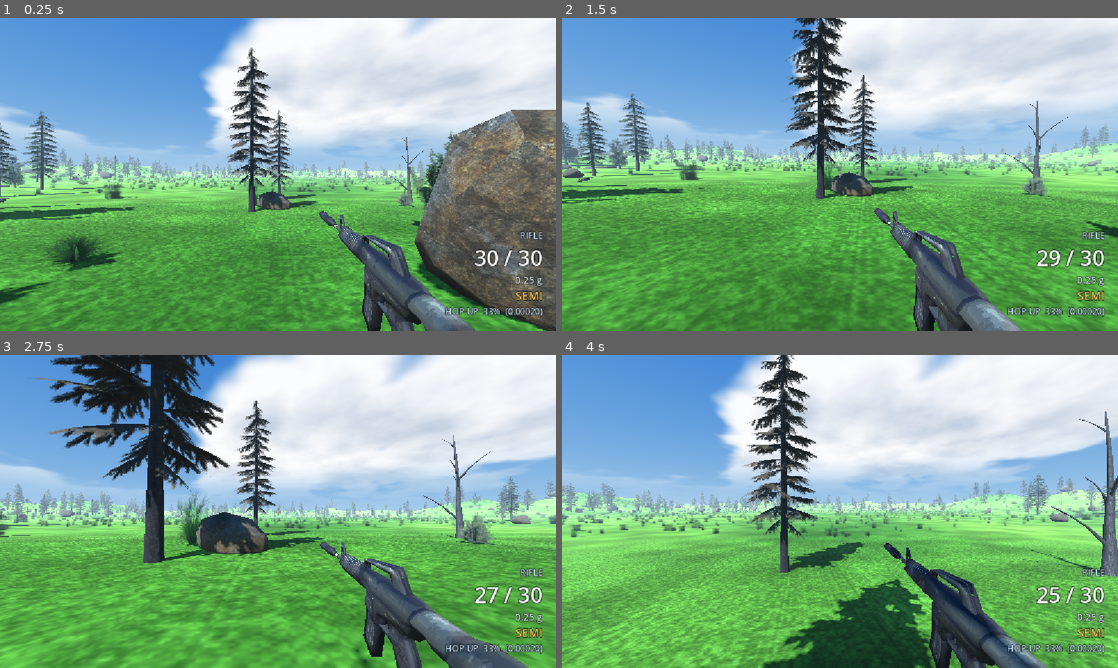
Above: before the commit, frames 1-4 (two rows, left to right).
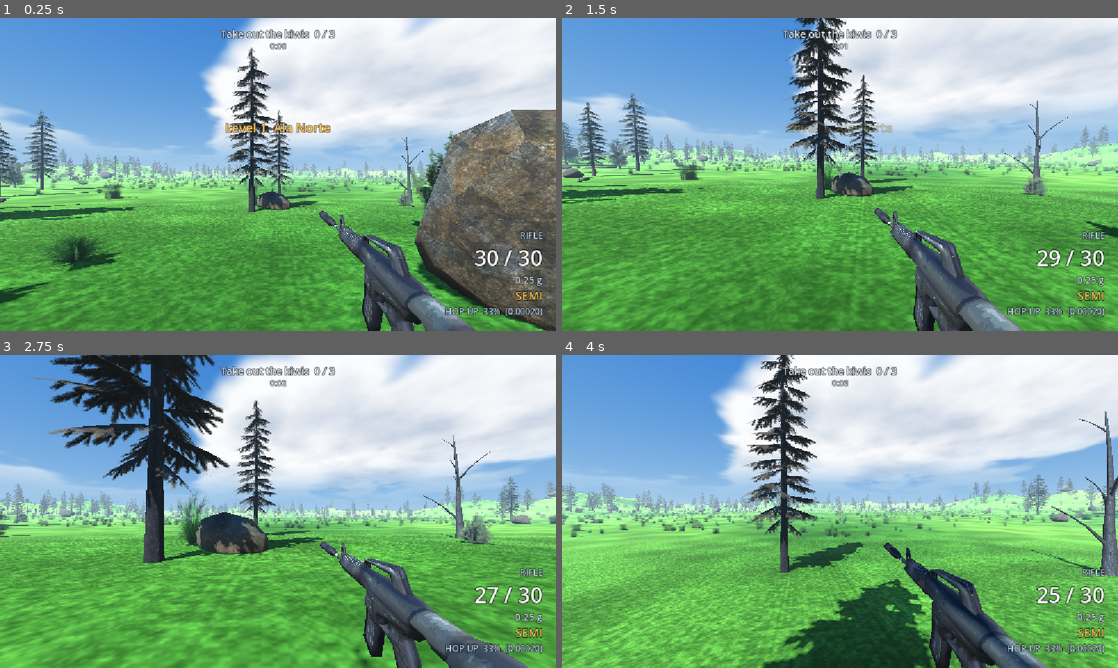
Above: after the commit, the same moments.

Repository: NovaDrake76/tecnicas-avancadas
Game: Godot game, scene res://main.tscn
Two runs of this game, one before a commit and one after it. Both use one fixed random seed, a clock stepped at 60 frames per second and the inputs below.
Inputs (mouse positions are in pixels of both pictures, inside the frame that each line leads up to):
- Up to frame 1 (0.25 s): no input
- Up to frame 2 (1.5 s): tap Enter at 0.5 s; move the mouse to (867, 174) at 0.52 s; press the mouse at (867, 174) at 0.53 s; hold W (move_forward) from 0.53 s (still down); tap Space (jump) at 0.77 s; move the mouse to (812, 174) at 1.27 s; release the mouse at (812, 174) at 1.28 s; right-click (812, 174) at 1.35 s
- Up to frame 3 (2.75 s): keep holding W (move_forward); tap Space (jump) at 1.52 s; click (250, 511) at 1.55 s; move the mouse to (289, 505) at 2.02 s; hold Ctrl (crouch) from 2.03 s (still down); click (289, 505) at 2.3 s
- Up to frame 4 (4 s): keep holding W (move_forward); move the mouse to (834, 517) at 2.77 s; release Ctrl (crouch) at 2.78 s; click (834, 517) at 2.85 s; tap Space (jump) at 3.02, 3.77 s; move the mouse to (878, 514) at 3.52 s; hold E (interact) from 3.53 s (still down); click (878, 514) at 3.8 s

The runs differ from the first frame. In frame 1, 0.9% of the frame differs, in the area x 39-61%, y 3-37%; in frame 2, 0.7%; in frame 3, 0.5%; in frame 4, 0.5%.

Commit message:
Gerenciador de partida com objetivo, pontuacao e progressao por fase
- Autoload Run guarda a fase atual, o relogio, os tiros, os alvos e a
  pontuacao; sobrevive a troca de fase, que e justamente o motivo de ser
  um autoload
- main passa a hospedar a fase em um no proprio e troca so a cena da
  fase, o jogador, a HUD e o ambiente continuam de pe
- Fase encerra quando todos os kiwis caem, mostra o resumo e carrega a
  seguinte; ao fim da ultima aparece o encerramento da missao
- Pontuacao explicavel: alvos, precisao e tempo abaixo do par
- HUD ganha objetivo, relogio, faixa de encerramento e resumo
- Fases 2 e 3 com mais kiwis e mais distantes, que e a condicao de jogo
  mudando de verdade e nao um aviso de que o nivel subiu

Diff:
--- /dev/null
+++ b/Autoload/run.gd
@@ -0,0 +1,186 @@
+extends Node
+
+## owns the run: which level is loaded, what the objective is, the clock, the score and the ending.
+## the level owns its kiwis and its spawn, the hud only renders what this emits. nothing else
+## may decide that a level is finished.
+
+## in a script with no class_name, an enum used as a PARAMETER type resolves to "run.gd.State"
+## while the annotation resolves to "State", and every call fails to parse. the enum stays as
+## named constants and anything typed takes a plain int, which is what a gdscript enum is.
+enum State { IDLE, PLAYING, CLEARED, FINISHED }
+
+signal level_started(index: int, name: String)
+signal targets_changed(down: int, total: int)
+signal time_changed(seconds: float)
+signal level_cleared(index: int, summary: Dictionary)
+signal run_finished(summary: Dictionary)
+signal state_changed(state: int)
+
+## a level is a scene path and the time you are expected to need. beating par is worth points.
+const LEVELS := [
+	{"path": "res://Levels/level_01.tscn", "name": "Ala Norte", "par": 90.0},
+	{"path": "res://Levels/level_02.tscn", "name": "Bosque", "par": 110.0},
+	{"path": "res://Levels/level_03.tscn", "name": "Cume", "par": 130.0},
+]
+
+const POINTS_PER_TARGET := 100
+const ACCURACY_BONUS := 250
+const TIME_BONUS_PER_SECOND := 4
+
+## seconds the clear banner stays up before the next level loads.
+const CLEAR_PAUSE := 3.5
+
+var state := State.IDLE
+var level_index := 0
+var elapsed := 0.0
+var shots_fired := 0
+var targets_total := 0
+var targets_down := 0
+var run_score := 0
+
+var _level_score := 0
+var _gun_bound := false
+
+
+func _process(delta: float) -> void:
+	if state != State.PLAYING:
+		return
+	elapsed += delta
+	time_changed.emit(elapsed)
+
+
+func level_count() -> int:
+	return LEVELS.size()
+
+
+func current() -> Dictionary:
+	return LEVELS[clampi(level_index, 0, LEVELS.size() - 1)]
+
+
+func level_path() -> String:
+	return String(current()["path"])
+
+
+func start_run() -> void:
+	level_index = 0
+	run_score = 0
+	_set_state(State.IDLE)
+
+
+## called by main once the level scene is in the tree and its kiwis have run _ready.
+func begin_level(level: Node) -> void:
+	elapsed = 0.0
+	shots_fired = 0
+	targets_down = 0
+	_level_score = 0
+
+	var kiwis := _kiwis_in(level)
+	targets_total = kiwis.size()
+	for kiwi in kiwis:
+		if not kiwi.downed.is_connected(_on_target_down):
+			kiwi.downed.connect(_on_target_down)
+
+	_bind_gun()
+	_set_state(State.PLAYING)
+	level_started.emit(level_index, String(current()["name"]))
+	targets_changed.emit(targets_down, targets_total)
+	time_changed.emit(0.0)
+
+	## a level with nothing to shoot is already finished, and saying so beats hanging forever.
+	if targets_total == 0:
+		push_warning("run: level %d has no kiwi in group 'kiwi'" % (level_index + 1))
+		_clear_level()
+
+
+func objective_text() -> String:
+	if targets_total == 0:
+		return "No targets"
+	return "Take out the kiwis  %d / %d" % [targets_down, targets_total]
+
+
+func advance() -> bool:
+	if level_index + 1 >= LEVELS.size():
+		_set_state(State.FINISHED)
+		run_finished.emit(_summary())
+		return false
+	level_index += 1
+	return true
+
+
+func _kiwis_in(level: Node) -> Array:
+	var out := []
+	for node in get_tree().get_nodes_in_group("kiwi"):
+		if level.is_ancestor_of(node) or node == level:
+			out.append(node)
+	return out
+
+
+## the gun lives on the player, which outlives every level, so this only ever binds once.
+func _bind_gun() -> void:
+	if _gun_bound:
+		return
+	var gun := get_tree().get_first_node_in_group("weapon") as Gun
+	if gun == null:
+		return
+	gun.fired.connect(_on_shot_fired)
+	_gun_bound = true
+
+
+func _on_shot_fired(_speed: float, _mass_kg: float) -> void:
+	if state == State.PLAYING:
+		shots_fired += 1
+
+
+func _on_target_down(_kiwi) -> void:
+	if state != State.PLAYING:
+		return
+	targets_down += 1
+	targets_changed.emit(targets_down, targets_total)
+	if targets_down >= targets_total:
+		_clear_level()
+
+
+func _clear_level() -> void:
+	_level_score = _score_level()
+	run_score += _level_score
+	_set_state(State.CLEARED)
+	level_cleared.emit(level_index, _summary())
+
+
+## every term is something the player did, so the number can be explained back to them.
+func _score_level() -> int:
+	var base := targets_down * POINTS_PER_TARGET
+
+	## one shot per kiwi is perfect. every miss dilutes it.
+	var shots := maxi(shots_fired, targets_down)
+	var accuracy := float(targets_down) / float(maxi(shots, 1))
+	var accuracy_points := int(round(ACCURACY_BONUS * accuracy))
+
+	var par := float(current()["par"])
+	var time_points := int(round(maxf(par - elapsed, 0.0) * TIME_BONUS_PER_SECOND))
+
+	return base + accuracy_points + time_points
+
+
+func _summary() -> Dictionary:
+	var shots := maxi(shots_fired, targets_down)
+	return {
+		"level": level_index + 1,
+		"name": String(current()["name"]),
+		"targets": targets_down,
+		"total": targets_total,
+		"shots": shots_fired,
+		"accuracy": float(targets_down) / float(maxi(shots, 1)),
+		"time": elapsed,
+		"par": float(current()["par"]),
+		"level_score": _level_score,
+		"run_score": run_score,
+		"last": level_index + 1 >= LEVELS.size(),
+	}
+
+
+func _set_state(value: int) -> void:
+	if state == value:
+		return
+	state = value
+	state_changed.emit(state)
--- a/HUD/hud.gd
+++ b/HUD/hud.gd
@@ -9,6 +9,10 @@
 @onready var hopup_label: Label = %Hopup
 @onready var message_label: Label = %Message
 @onready var prompt_label: Label = %Prompt
+@onready var objective_label: Label = %Objective
+@onready var timer_label: Label = %Timer
+@onready var banner_label: Label = %Banner
+@onready var summary_label: Label = %Summary
 
 var _weapon: Gun
 var _interactor: Interactor
@@ -19,6 +23,17 @@
 func _ready() -> void:
 	message_label.text = ""
 	prompt_label.text = ""
+	banner_label.text = ""
+	summary_label.text = ""
+	objective_label.text = ""
+	timer_label.text = ""
+
+	Run.level_started.connect(_on_level_started)
+	Run.targets_changed.connect(_on_targets_changed)
+	Run.time_changed.connect(_on_time_changed)
+	Run.level_cleared.connect(_on_level_cleared)
+	Run.run_finished.connect(_on_run_finished)
+
 	_bind_weapon.call_deferred()
 
 
@@ -40,6 +55,46 @@
 	if _interactor != null:
 		_interactor.focus_changed.connect(_on_focus_changed)
 		_interactor.focus_lost.connect(_on_focus_lost)
+
+
+func _on_level_started(index: int, name: String) -> void:
+	banner_label.text = ""
+	summary_label.text = ""
+	show_message("Level %d  %s" % [index + 1, name])
+
+
+func _on_targets_changed(_down: int, _total: int) -> void:
+	objective_label.text = Run.objective_text()
+
+
+func _on_time_changed(seconds: float) -> void:
+	timer_label.text = "%d:%02d" % [int(seconds) / 60, int(seconds) % 60]
+
+
+func _on_level_cleared(_index: int, summary: Dictionary) -> void:
+	banner_label.text = "LEVEL CLEAR"
+	summary_label.text = _summary_text(summary)
+
+
+func _on_run_finished(summary: Dictionary) -> void:
+	banner_label.text = "MISSION COMPLETE"
+	summary_label.text = _summary_text(summary)
+	objective_label.text = ""
+
+
+## every line is something the player did, so the score can be explained back to them.
+func _summary_text(s: Dictionary) -> String:
+	return "targets %d / %d          shots %d          accuracy %d%%
+time %s   (par %s)
+
+level %d          run %d" % [
+		int(s["targets"]), int(s["total"]), int(s["shots"]), int(round(float(s["accuracy"]) * 100.0)),
+		_clock(float(s["time"])), _clock(float(s["par"])),
+		int(s["level_score"]), int(s["run_score"])]
+
+
+func _clock(seconds: float) -> String:
+	return "%d:%02d" % [int(seconds) / 60, int(seconds) % 60]
 
 
 func _on_focus_changed(text: String, action: StringName, _target: Node) -> void:
--- a/HUD/hud.tscn
+++ b/HUD/hud.tscn
@@ -128,3 +128,71 @@
 theme_override_font_sizes/font_size = 18
 text = "HOP-UP  --"
 horizontal_alignment = 2
+
+[node name="Objective" type="Label" parent="Root"]
+unique_name_in_owner = true
+anchor_left = 0.5
+anchor_right = 0.5
+offset_left = -320.0
+offset_top = 18.0
+offset_right = 320.0
+offset_bottom = 48.0
+mouse_filter = 2
+theme_override_colors/font_color = Color(0.92, 0.96, 1, 1)
+theme_override_colors/font_outline_color = Color(0, 0, 0, 0.8)
+theme_override_constants/outline_size = 5
+theme_override_font_sizes/font_size = 21
+horizontal_alignment = 1
+vertical_alignment = 1
+
+[node name="Timer" type="Label" parent="Root"]
+unique_name_in_owner = true
+anchor_left = 0.5
+anchor_right = 0.5
+offset_left = -320.0
+offset_top = 46.0
+offset_right = 320.0
+offset_bottom = 70.0
+mouse_filter = 2
+theme_override_colors/font_color = Color(0.75, 0.83, 0.9, 1)
+theme_override_colors/font_outline_color = Color(0, 0, 0, 0.8)
+theme_override_constants/outline_size = 4
+theme_override_font_sizes/font_size = 16
+horizontal_alignment = 1
+vertical_alignment = 1
+
+[node name="Banner" type="Label" parent="Root"]
+unique_name_in_owner = true
+anchor_left = 0.5
+anchor_top = 0.32
+anchor_right = 0.5
+anchor_bottom = 0.32
+offset_left = -400.0
+offset_top = -40.0
+offset_right = 400.0
+offset_bottom = 40.0
+mouse_filter = 2
+theme_override_colors/font_color = Color(1, 0.85, 0.4, 1)
+theme_override_colors/font_outline_color = Color(0, 0, 0, 0.85)
+theme_override_constants/outline_size = 8
+theme_override_font_sizes/font_size = 52
+horizontal_alignment = 1
+vertical_alignment = 1
+
+[node name="Summary" type="Label" parent="Root"]
+unique_name_in_owner = true
+anchor_left = 0.5
+anchor_top = 0.32
+anchor_right = 0.5
+anchor_bottom = 0.32
+offset_left = -400.0
+offset_top = 44.0
+offset_right = 400.0
+offset_bottom = 190.0
+mouse_filter = 2
+theme_override_colors/font_color = Color(0.92, 0.96, 1, 1)
+theme_override_colors/font_outline_color = Color(0, 0, 0, 0.85)
+theme_override_constants/outline_size = 5
+theme_override_font_sizes/font_size = 22
+horizontal_alignment = 1
+vertical_alignment = 0
--- /dev/null
+++ b/Levels/level_02.tscn
@@ -0,0 +1,69 @@
+[gd_scene format=3]
+
+[ext_resource type="Shader" path="res://Shaders/grid_floor.gdshader" id="1_grid"]
+[ext_resource type="PackedScene" path="res://Guns/magazine/magazine_pickup.tscn" id="2_1jt1u"]
+[ext_resource type="PackedScene" path="res://Characters/kiwi.tscn" id="3_er0or"]
+[ext_resource type="Script" path="res://Levels/hill_ring.gd" id="90_hills"]
+[ext_resource type="Script" path="res://Levels/foliage.gd" id="91_foliage"]
+
+[sub_resource type="BoxShape3D" id="BoxShape3D_bhunq"]
+size = Vector3(200, 1, 200)
+
+[sub_resource type="BoxMesh" id="BoxMesh_bhunq"]
+size = Vector3(200, 1, 200)
+
+[sub_resource type="ShaderMaterial" id="ShaderMaterial_floor"]
+render_priority = 0
+shader = ExtResource("1_grid")
+shader_parameter/base_color = Color(0.27, 0.3, 0.28, 1)
+shader_parameter/minor_color = Color(0.36, 0.4, 0.37, 1)
+shader_parameter/major_color = Color(0.56, 0.61, 0.57, 1)
+shader_parameter/minor_spacing = 1.0
+shader_parameter/major_spacing = 10.0
+shader_parameter/minor_fade_distance = 70.0
+
+[node name="%s" type="Node3D"]
+
+[node name="StaticBody3D" type="StaticBody3D" parent="."]
+
+[node name="CollisionShape3D" type="CollisionShape3D" parent="StaticBody3D"]
+transform = Transform3D(1, 0, 0, 0, 1, 0, 0, 0, 1, 0, -0.5, 0)
+shape = SubResource("BoxShape3D_bhunq")
+
+[node name="MeshInstance3D" type="MeshInstance3D" parent="StaticBody3D"]
+transform = Transform3D(1, 0, 0, 0, 1, 0, 0, 0, 1, 0, -0.5, 0)
+visible = false
+mesh = SubResource("BoxMesh_bhunq")
+surface_material_override/0 = SubResource("ShaderMaterial_floor")
+
+[node name="MagazinePickup" parent="StaticBody3D" instance=ExtResource("2_1jt1u")]
+transform = Transform3D(1, 0, 0, 0, 1, 0, 0, 0, 1, -18.800, 0.00000, 118.000)
+
+[node name="MagazinePickup2" parent="StaticBody3D" instance=ExtResource("2_1jt1u")]
+transform = Transform3D(1, 0, 0, 0, 1, 0, 0, 0, 1, 27.900, 0.00000, 118.000)
+
+[node name="Kiwi" parent="StaticBody3D" instance=ExtResource("3_er0or")]
+transform = Transform3D(1, 0, 0, 0, 1, 0, 0, 0, 1, -6.719, 0.00090, 12.151)
+
+[node name="Kiwi2" parent="StaticBody3D" instance=ExtResource("3_er0or")]
+transform = Transform3D(1, 0, 0, 0, 1, 0, 0, 0, 1, -35.319, 0.00090, 25.842)
+
+[node name="Kiwi3" parent="StaticBody3D" instance=ExtResource("3_er0or")]
+transform = Transform3D(1, 0, 0, 0, 1, 0, 0, 0, 1, -38.659, 0.00090, 48.693)
+
+[node name="Kiwi4" parent="StaticBody3D" instance=ExtResource("3_er0or")]
+transform = Transform3D(1, 0, 0, 0, 1, 0, 0, 0, 1, -28.273, 0.00090, 57.656)
+
+[node name="Kiwi5" parent="StaticBody3D" instance=ExtResource("3_er0or")]
+transform = Transform3D(1, 0, 0, 0, 1, 0, 0, 0, 1, -0.936, 0.00090, 69.477)
+
+[node name="PlayerSpawn" type="Marker3D" parent="." groups=["player_spawn"]]
+transform = Transform3D(1, 0, 0, 0, 1, 0, 0, 0, 1, -4.632, 2.33, 136.366)
+
+[node name="HillRing" type="Node3D" parent="."]
+script = ExtResource("90_hills")
+noise_seed = 8801
+
+[node name="Foliage" type="Node3D" parent="."]
+script = ExtResource("91_foliage")
+scatter_seed = 5150
--- /dev/null
+++ b/Levels/level_03.tscn
@@ -0,0 +1,75 @@
+[gd_scene format=3]
+
+[ext_resource type="Shader" path="res://Shaders/grid_floor.gdshader" id="1_grid"]
+[ext_resource type="PackedScene" path="res://Guns/magazine/magazine_pickup.tscn" id="2_1jt1u"]
+[ext_resource type="PackedScene" path="res://Characters/kiwi.tscn" id="3_er0or"]
+[ext_resource type="Script" path="res://Levels/hill_ring.gd" id="90_hills"]
+[ext_resource type="Script" path="res://Levels/foliage.gd" id="91_foliage"]
+
+[sub_resource type="BoxShape3D" id="BoxShape3D_bhunq"]
+size = Vector3(200, 1, 200)
+
+[sub_resource type="BoxMesh" id="BoxMesh_bhunq"]
+size = Vector3(200, 1, 200)
+
+[sub_resource type="ShaderMaterial" id="ShaderMaterial_floor"]
+render_priority = 0
+shader = ExtResource("1_grid")
+shader_parameter/base_color = Color(0.27, 0.3, 0.28, 1)
+shader_parameter/minor_color = Color(0.36, 0.4, 0.37, 1)
+shader_parameter/major_color = Color(0.56, 0.61, 0.57, 1)
+shader_parameter/minor_spacing = 1.0
+shader_parameter/major_spacing = 10.0
+shader_parameter/minor_fade_distance = 70.0
+
+[node name="%s" type="Node3D"]
+
+[node name="StaticBody3D" type="StaticBody3D" parent="."]
+
+[node name="CollisionShape3D" type="CollisionShape3D" parent="StaticBody3D"]
+transform = Transform3D(1, 0, 0, 0, 1, 0, 0, 0, 1, 0, -0.5, 0)
+shape = SubResource("BoxShape3D_bhunq")
+
+[node name="MeshInstance3D" type="MeshInstance3D" parent="StaticBody3D"]
+transform = Transform3D(1, 0, 0, 0, 1, 0, 0, 0, 1, 0, -0.5, 0)
+visible = false
+mesh = SubResource("BoxMesh_bhunq")
+surface_material_override/0 = SubResource("ShaderMaterial_floor")
+
+[node name="MagazinePickup" parent="StaticBody3D" instance=ExtResource("2_1jt1u")]
+transform = Transform3D(1, 0, 0, 0, 1, 0, 0, 0, 1, -18.800, 0.00000, 118.000)
+
+[node name="MagazinePickup2" parent="StaticBody3D" instance=ExtResource("2_1jt1u")]
+transform = Transform3D(1, 0, 0, 0, 1, 0, 0, 0, 1, 27.900, 0.00000, 118.000)
+
+[node name="Kiwi" parent="StaticBody3D" instance=ExtResource("3_er0or")]
+transform = Transform3D(1, 0, 0, 0, 1, 0, 0, 0, 1, 49.000, 0.00090, -37.080)
+
+[node name="Kiwi2" parent="StaticBody3D" instance=ExtResource("3_er0or")]
+transform = Transform3D(1, 0, 0, 0, 1, 0, 0, 0, 1, 21.865, 0.00090, -14.800)
+
+[node name="Kiwi3" parent="StaticBody3D" instance=ExtResource("3_er0or")]
+transform = Transform3D(1, 0, 0, 0, 1, 0, 0, 0, 1, -27.892, 0.00090, 0.347)
+
+[node name="Kiwi4" parent="StaticBody3D" instance=ExtResource("3_er0or")]
+transform = Transform3D(1, 0, 0, 0, 1, 0, 0, 0, 1, 44.428, 0.00090, 19.413)
+
+[node name="Kiwi5" parent="StaticBody3D" instance=ExtResource("3_er0or")]
+transform = Transform3D(1, 0, 0, 0, 1, 0, 0, 0, 1, 52.116, 0.00090, 30.422)
+
+[node name="Kiwi6" parent="StaticBody3D" instance=ExtResource("3_er0or")]
+transform = Transform3D(1, 0, 0, 0, 1, 0, 0, 0, 1, 12.009, 0.00090, 56.769)
+
+[node name="Kiwi7" parent="StaticBody3D" instance=ExtResource("3_er0or")]
+transform = Transform3D(1, 0, 0, 0, 1, 0, 0, 0, 1, 50.579, 0.00090, 74.215)
+
+[node name="PlayerSpawn" type="Marker3D" parent="." groups=["player_spawn"]]
+transform = Transform3D(1, 0, 0, 0, 1, 0, 0, 0, 1, -4.632, 2.33, 136.366)
+
+[node name="HillRing" type="Node3D" parent="."]
+script = ExtResource("90_hills")
+noise_seed = 4417
+
+[node name="Foliage" type="Node3D" parent="."]
+script = ExtResource("91_foliage")
+scatter_seed = 9020
--- a/main.gd
+++ b/main.gd
@@ -1,13 +1,54 @@
 extends Node3D
 
+## hosts whatever level the run is on. the player, the hud and the world stay put across levels,
+## only the level scene is swapped, so nothing has to be rebuilt between them.
+
 @onready var player: CharacterBody3D = $Player
+@onready var level_holder: Node3D = $LevelHolder
+
+var _level: Node
 
 
 func _ready() -> void:
+	Run.level_cleared.connect(_on_level_cleared)
+	Run.start_run()
+	_load_level()
+
+
+func _load_level() -> void:
+	if _level != null and is_instance_valid(_level):
+		_level.queue_free()
+		_level = null
+
+	var packed := load(Run.level_path()) as PackedScene
+	if packed == null:
+		push_error("main.gd: cannot load %s" % Run.level_path())
+		return
+
+	_level = packed.instantiate()
+	level_holder.add_child(_level)
+
+	## the level's kiwis register themselves in _ready, and the terrain has to exist before the
+	## player is placed on it, so both happen a frame before the run counts anything.
+	_begin.call_deferred()
+
+
+func _begin() -> void:
 	move_player_to_spawn()
+	Run.begin_level(_level)
 
 
 ## the lookup lives on the player so KillPlane and this share one implementation.
 func move_player_to_spawn() -> void:
 	if player != null and player.has_method("respawn_from_void"):
 		player.respawn_from_void()
+
+
+func _on_level_cleared(_index: int, summary: Dictionary) -> void:
+	if bool(summary["last"]):
+		Run.advance()
+		return
+	## the banner is on screen while this waits, then the next level swaps in underneath it.
+	await get_tree().create_timer(Run.CLEAR_PAUSE).timeout
+	if Run.advance():
+		_load_level()
--- a/main.tscn
+++ b/main.tscn
@@ -1,6 +1,5 @@
 [gd_scene format=3 uid="uid://bjxj5q2g211rq"]
 
-[ext_resource type="PackedScene" uid="uid://btibewlgadtuq" path="res://Levels/level_01.tscn" id="1_level"]
 [ext_resource type="PackedScene" uid="uid://bh7clxqxu8qbe" path="res://Player/Player.tscn" id="2_player"]
 [ext_resource type="Script" uid="uid://dytwqbacucyvx" path="res://main.gd" id="3_main"]
 [ext_resource type="Shader" uid="uid://dowsb4pwaj2qi" path="res://Shaders/sky.gdshader" id="4_sky"]
@@ -46,7 +45,6 @@
 light_energy = 1.1
 shadow_enabled = true
 
-[node name="Level01" parent="." unique_id=654820858 instance=ExtResource("1_level")]
 
 [node name="Player" parent="." unique_id=659214260 instance=ExtResource("2_player")]
 transform = Transform3D(1, 0, 0, 0, 1, 0, 0, 0, 1, 0, 0.1, 60)
@@ -61,3 +59,5 @@
 
 [node name="CollisionShape3D" type="CollisionShape3D" parent="KillPlane"]
 shape = SubResource("BoxShape3D_void")
+
+[node name="LevelHolder" type="Node3D" parent="."]
--- a/project.godot
+++ b/project.godot
@@ -19,6 +19,7 @@
 
 BulletHoles="*res://VFX/bullet_holes.gd"
 DamageNumbers="*res://VFX/damage_numbers.gd"
+Run="*res://Autoload/run.gd"
 
 [display]
 
Not shown, added: Autoload/run.gd.uid
